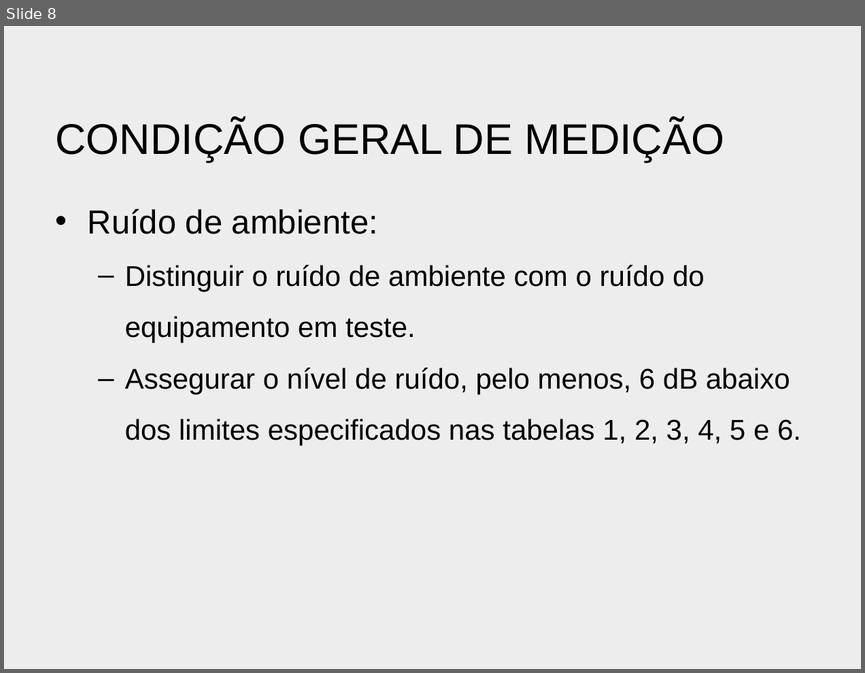
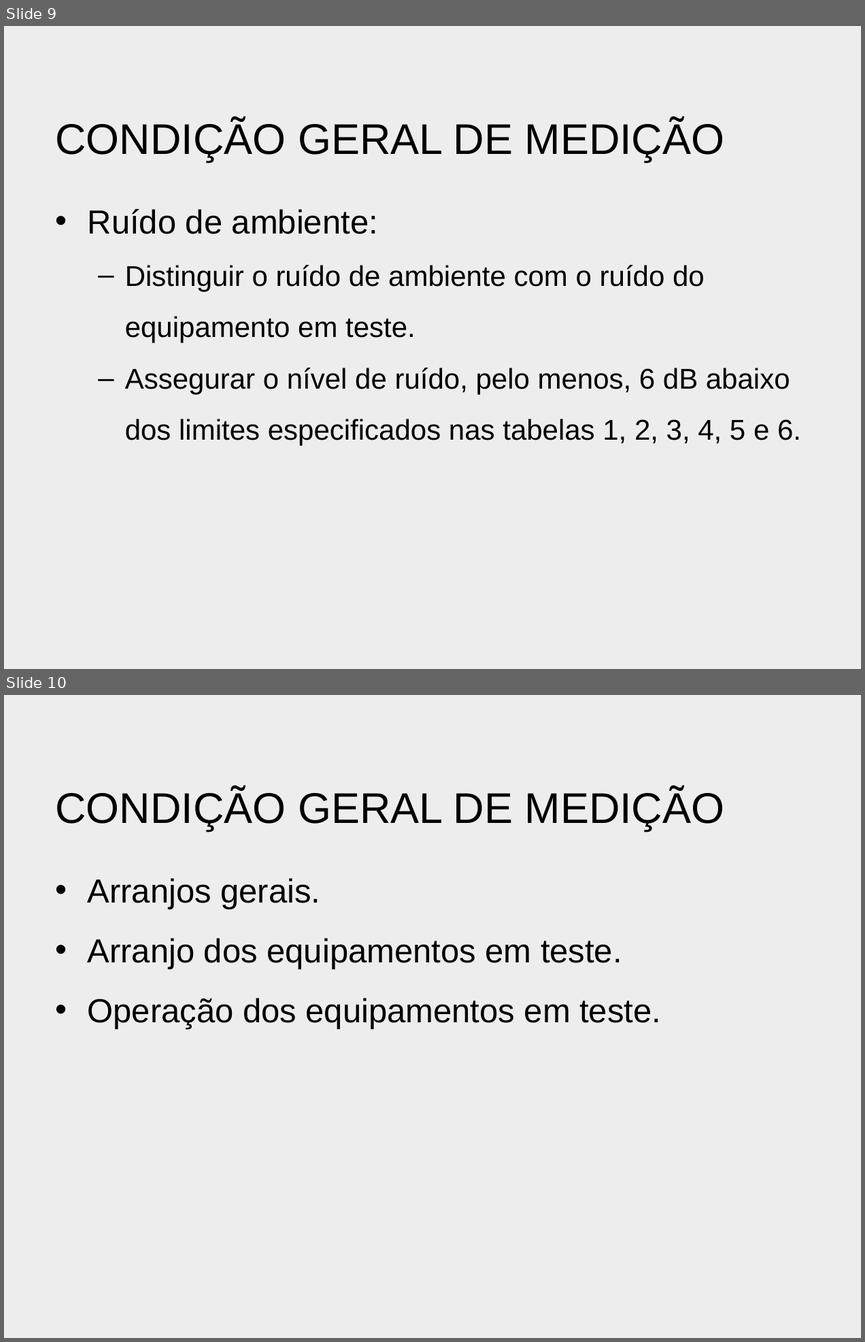
Before and after one commit to bengelbert/ifsc, a slide deck: cem_20308/docs/cispr22.pptx. Shown one above the other, each under a label of ours: slide 8 before the commit, slides 9 and 10 after it. The pictures are 865x673 and 865x1342 pixels, drawn with LibreOffice and Linux fonts; fonts in the diff are those of the drawing; background and template pictures are left out. Boxes give left, top, right and bottom in pixels: in the first picture for what was removed or moved away, otherwise in the second. Text is boxed around its words. In the diff, an @@ line names an element or a change of style, - is before the commit and + after.

```diff
--- a/cem_20308/docs/cispr22.pptx
+++ b/cem_20308/docs/cispr22.pptx
@@ slide 10 added at box(4, 695, 861, 1338), background picture (left out) @@
@@ title added at box(55, 789, 725, 830), 36 pt, text #000000 @@
+CONDIÇÃO GERAL DE MEDIÇÃO
@@ text added at box(88, 878, 661, 1029), 28 pt, text #000000 @@
+• Arranjos gerais.
+• Arranjo dos equipamentos em teste.
+• Operação dos equipamentos em teste.
@@ what was slide 8 is now slide 9 @@
```
Also in this commit, not shown: 1 slide changed, 6 other slides added, 1 slide removed.
